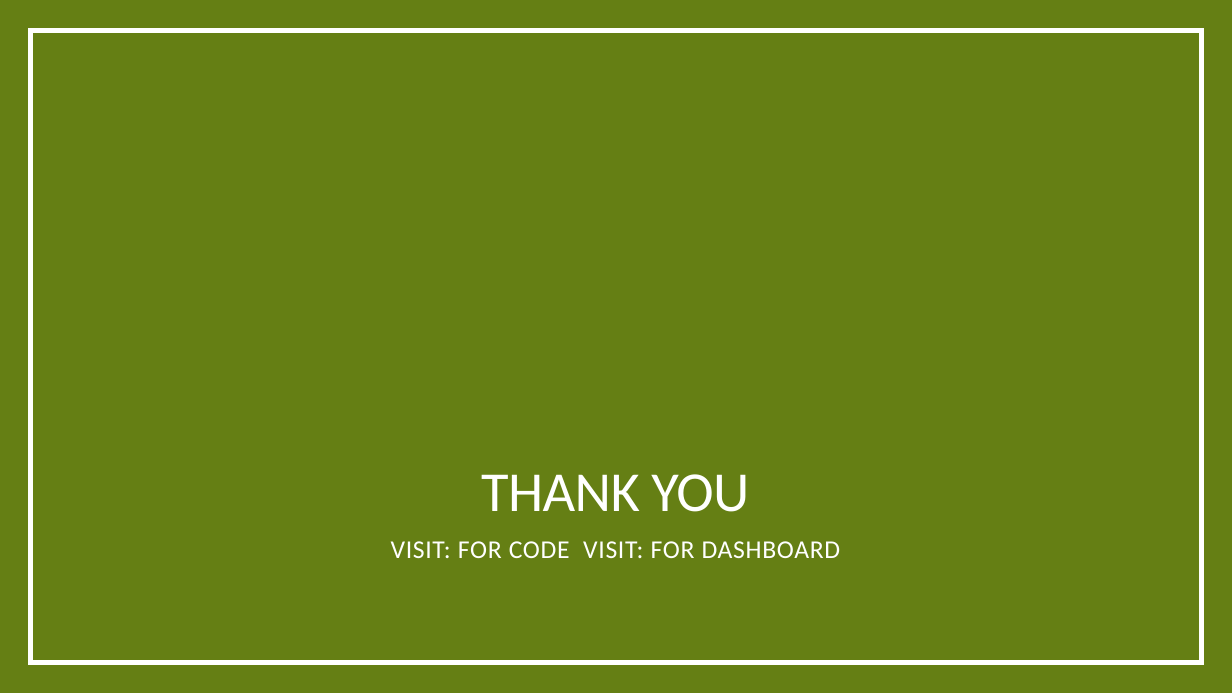
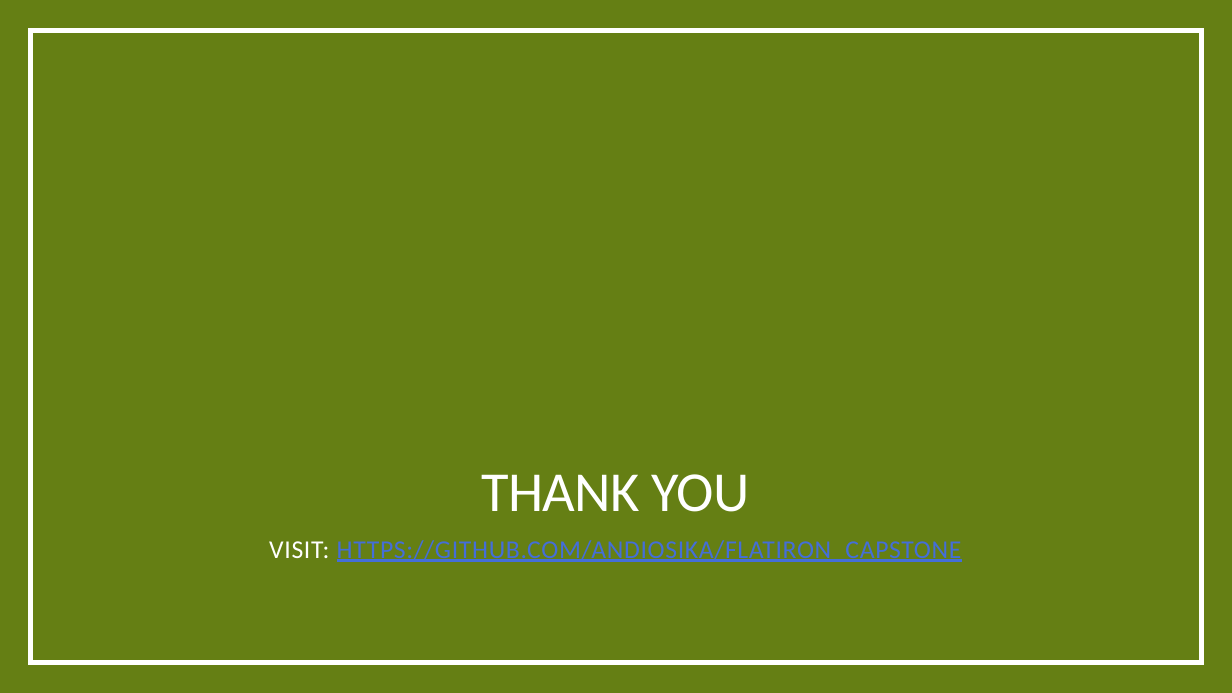
Before and after one commit to andiosika/Flatiron_Capstone, a slide deck: slide 16 of appreview.pptx. Drawn at 1232x693 pixels with LibreOffice and Linux fonts; fonts in the diff are those of the drawing. Boxes give left, top, right and bottom in pixels: in the first picture for what was removed or moved away, otherwise in the second. Text is boxed around its words. In the diff, an @@ line names an element or a change of style, - is before the commit and + after.

```diff
--- a/appreview.pptx
+++ b/appreview.pptx
@@ text at [269, 540, 962, 562]: text changed; text colour #FFFFFF to #446ED8 @@
-VISIT: FOR CODE VISIT: FOR DASHBOARD
+VISIT: HTTPS://GITHUB.COM/ANDIOSIKA/FLATIRON_CAPSTONE
```
Also in this commit, not shown: 1 other file.
